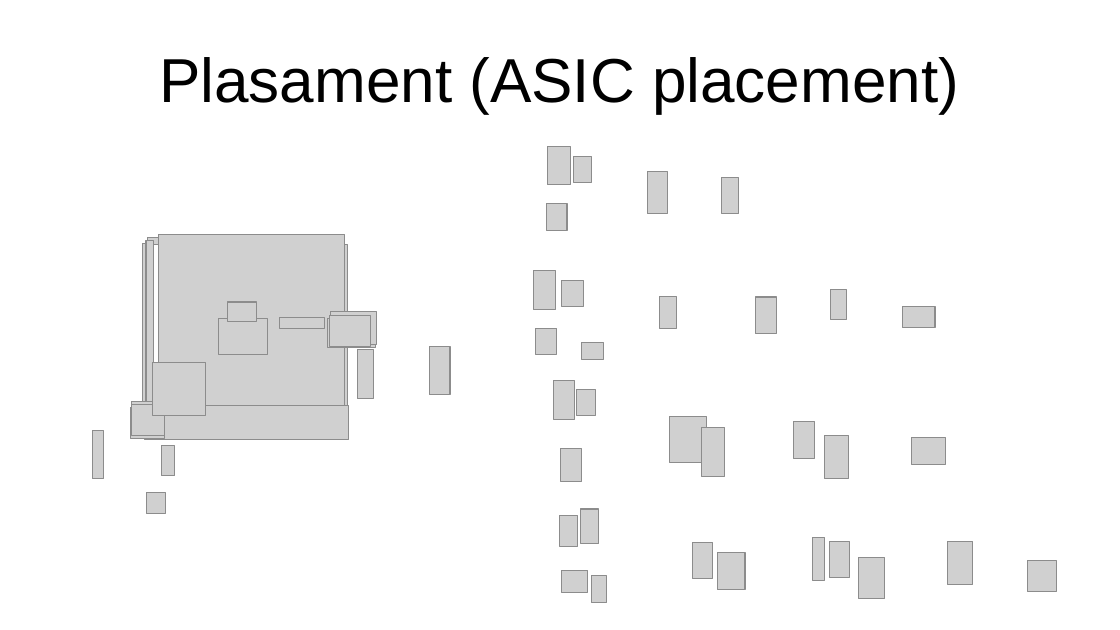
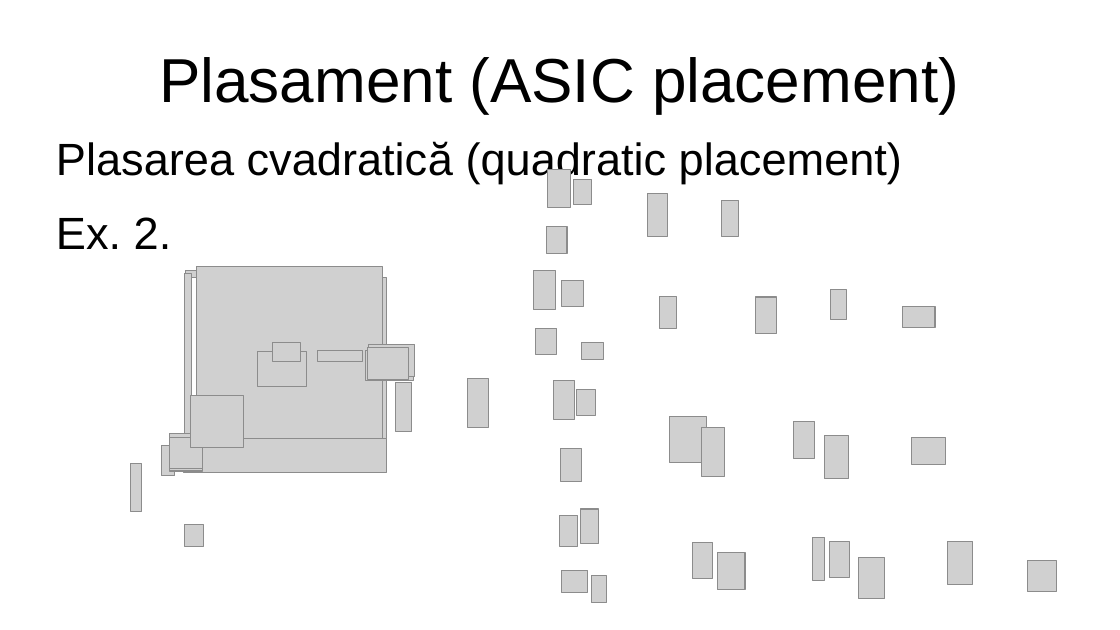
Before and after one commit to botondkirei/Suport_HDL, a slide deck: slide 15 of Curs_5_Plasarea/Placement.odp (slide 11 before the commit). Drawn at 1120x630 pixels with LibreOffice and Linux fonts; fonts in the diff are those of the drawing; grey boxes stand for pictures; background and template pictures are left out. Boxes give left, top, right and bottom in pixels: in the first picture for what was removed or moved away, otherwise in the second. Text is boxed around its words. In the diff, an @@ line names an element or a change of style, - is before the commit and + after.

```diff
--- a/Curs_5_Plasarea/Placement.odp
+++ b/Curs_5_Plasarea/Placement.odp
@@ text added at <box>56,141,902,249</box>, 32 pt, text #000000 @@
+Plasarea cvadratică (quadratic placement)
+Ex. 2.
@@ picture: place and size @@
-picture at <box>548,147,571,185</box>
+picture at <box>548,170,571,207</box>
@@ 3 pictures: place and size @@
-3 pictures at <box>573,157,740,214</box>
+3 pictures at <box>573,179,740,237</box>
@@ picture: place and size @@
-picture at <box>547,204,567,231</box>
+picture at <box>547,227,567,253</box>
@@ picture: place and size @@
-picture at <box>220,319,268,355</box>
+picture at <box>196,267,383,464</box>
@@ picture: place and size @@
-picture at <box>152,363,205,416</box>
+picture at <box>184,273,191,442</box>
@@ picture: place and size @@
-picture at <box>147,238,337,245</box>
+picture at <box>186,270,376,277</box>
@@ picture: place and size @@
-picture at <box>358,350,374,399</box>
+picture at <box>377,277,387,466</box>
@@ picture removed at <box>228,302,256,321</box> @@
@@ picture: place and size @@
-picture at <box>159,235,346,432</box>
+picture at <box>257,352,306,387</box>
@@ picture: place and size @@
-picture at <box>279,318,324,329</box>
+picture at <box>272,343,301,362</box>
@@ picture: place and size @@
-picture at <box>338,245,349,434</box>
+picture at <box>318,351,363,362</box>
@@ picture: place and size @@
-picture at <box>429,347,450,395</box>
+picture at <box>366,351,414,380</box>
@@ picture: place and size @@
-picture at <box>329,315,370,347</box>
+picture at <box>368,348,409,379</box>
@@ picture: place and size @@
-picture at <box>327,318,375,348</box>
+picture at <box>369,345,416,377</box>
@@ picture: place and size @@
-picture at <box>330,312,377,345</box>
+picture at <box>395,382,412,432</box>
@@ picture: place and size @@
-picture at <box>142,243,147,413</box>
+picture at <box>468,379,489,428</box>
@@ picture: place and size @@
-picture at <box>145,406,349,440</box>
+picture at <box>190,395,243,448</box>
@@ picture: place and size @@
-picture at <box>131,408,165,438</box>
+picture at <box>170,434,198,469</box>
@@ picture: place and size @@
-picture at <box>92,431,104,479</box>
+picture at <box>170,440,203,471</box>
@@ picture: place and size @@
-picture at <box>131,405,165,436</box>
+picture at <box>170,437,203,469</box>
@@ picture: place and size @@
-picture at <box>144,417,340,435</box>
+picture at <box>183,438,386,473</box>
@@ picture: place and size @@
-picture at <box>131,401,160,436</box>
+picture at <box>183,449,379,468</box>
@@ picture: place and size @@
-picture at <box>146,493,165,514</box>
+picture at <box>130,463,141,511</box>
@@ picture: place and size @@
-picture at <box>146,241,153,410</box>
+picture at <box>185,525,203,547</box>
```
Also in this commit, not shown: 7 other slides changed, 8 slides added, 1 slide removed, 1 other file.
